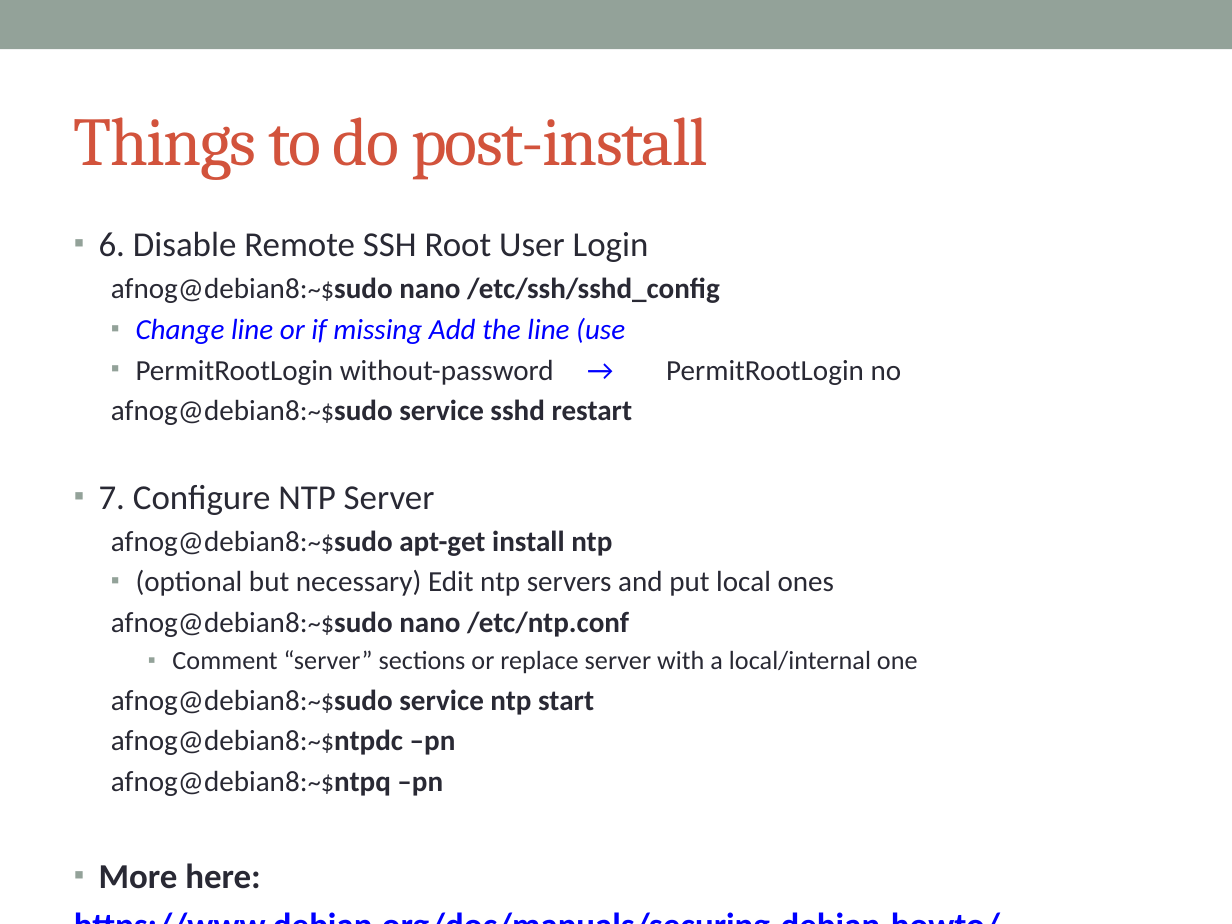
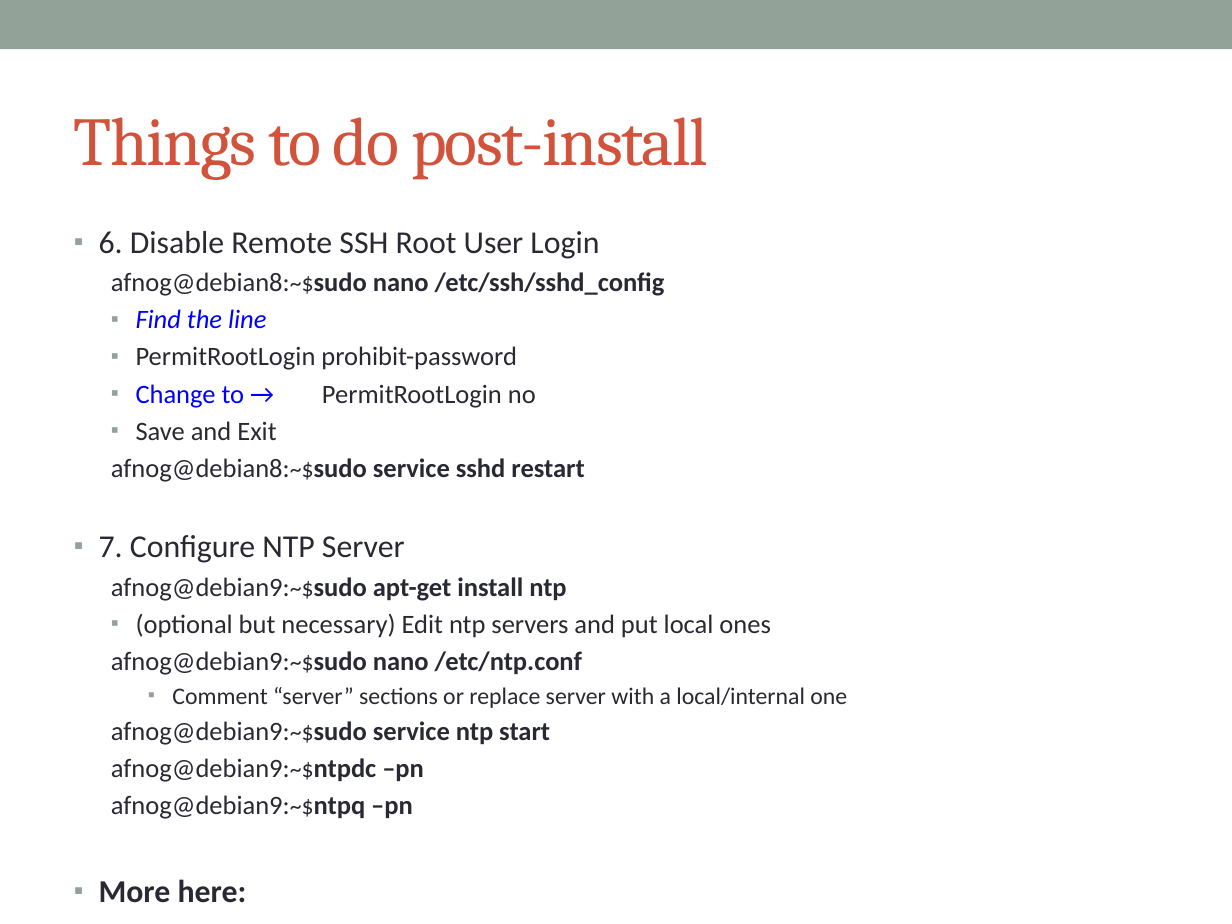
Before and after one commit to afnog/sse, a slide deck: slide 24 of intro/IntroPresentation.pptx. Drawn at 1232x924 pixels with LibreOffice and Linux fonts; fonts in the diff are those of the drawing. Boxes give left, top, right and bottom in pixels: in the first picture for what was removed or moved away, otherwise in the second. Text is boxed around its words. In the diff, an @@ line names an element or a change of style, - is before the commit and + after.

Commit message:
/ ‘intro/IntroPresentation.pptx’

```diff
--- a/intro/IntroPresentation.pptx
+++ b/intro/IntroPresentation.pptx
@@ text at (x1=99, y1=231, x2=847, y2=708): size 20.4 to 18.6 pt in "6. Disable Remote SSH Root User Login", "7. Configure NTP Server", "More here:", "https://www.debian.org/doc/manuals/securing-debian-howto/"; size 17 to 15.5 pt in "afnog@debian8:~$sudo nano /etc/ssh/sshd_config", "afnog@debian8:~$sudo service sshd restart", "(optional but necessary) Edit ntp servers and ..."; size 15.3 to 13.9 pt in "afnog@debian8:~$sudo", "afnog@debian8:~$sudo", "Comment “server” sections or replace server with ..." @@
@@ text at (x1=136, y1=309, x2=536, y2=440): text changed; size 17 to 15.5 pt @@
-  ▪ Change line or if missing Add the line (use
-  ▪ PermitRootLogin without-password → PermitRootLogin no
+  ▪ Find the line
+  ▪ PermitRootLogin prohibit-password
+  ▪ Change to → PermitRootLogin no
+  ▪ Save and Exit
@@ text at (x1=111, y1=577, x2=566, y2=601): text changed; size 17 to 15.5 pt @@
-  afnog@debian8:~$sudo apt-get install ntp
+  afnog@debian9:~$sudo apt-get install ntp
@@ text at (x1=111, y1=651, x2=582, y2=675): text changed; size 17 to 15.5 pt @@
-  afnog@debian8:~$sudo nano /etc/ntp.conf
+  afnog@debian9:~$sudo nano /etc/ntp.conf
@@ text at (x1=111, y1=721, x2=550, y2=819): text changed; size 17 to 15.5 pt @@
-  afnog@debian8:~$sudo service ntp start
-  afnog@debian8:~$ntpdc –pn
-  afnog@debian8:~$ntpq –pn
+  afnog@debian9:~$sudo service ntp start
+  afnog@debian9:~$ntpdc –pn
+  afnog@debian9:~$ntpq –pn
```
